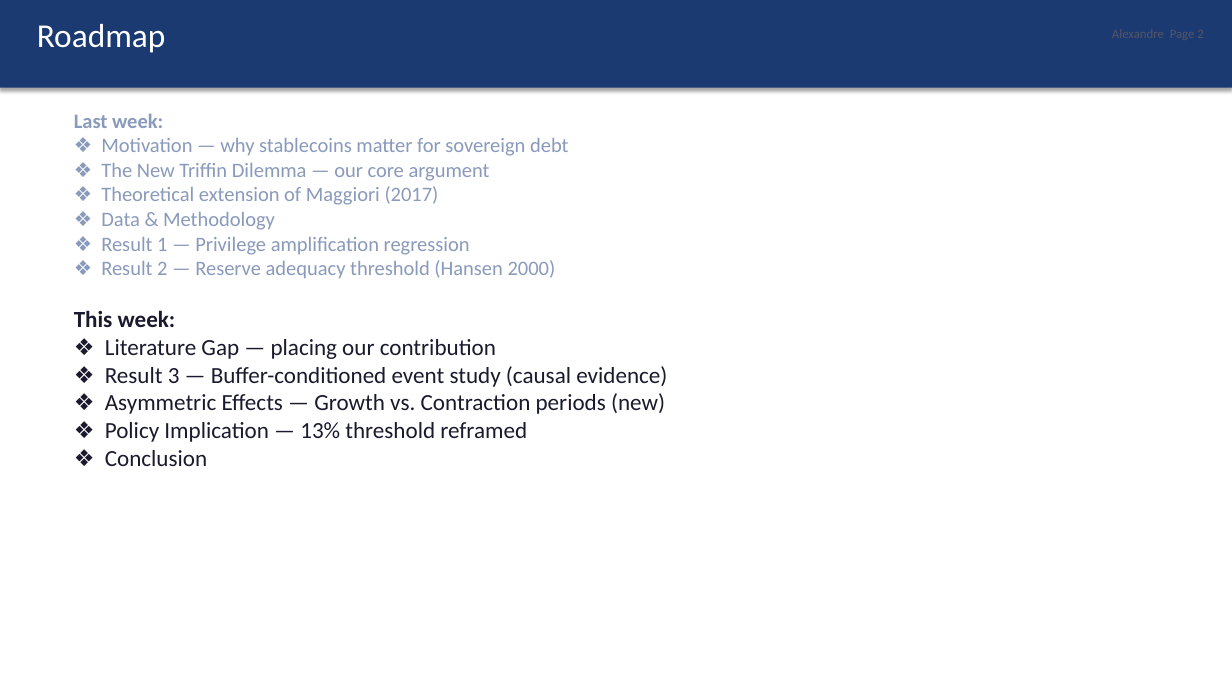
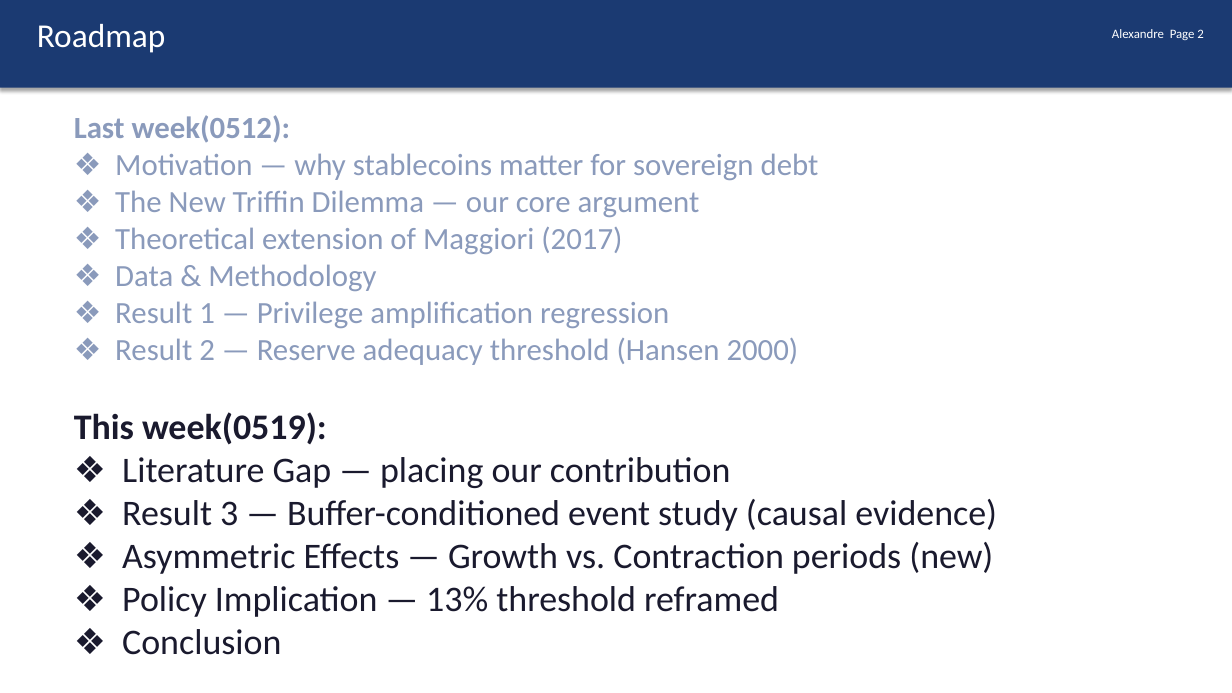
Before and after one commit to kimmireu0921/Stablecoins-and-the-Exorbitant-Privilege, a slide deck: slide 2 of presentations/0519_Stablecoin_Exorbitant_Privilege.pptx. Drawn at 1232x693 pixels with LibreOffice and Linux fonts; fonts in the diff are those of the drawing. Boxes give left, top, right and bottom in pixels: in the first picture for what was removed or moved away, otherwise in the second. Text is boxed around its words. In the diff, an @@ line names an element or a change of style, - is before the commit and + after.

```diff
--- a/presentations/0519_Stablecoin_Exorbitant_Privilege.pptx
+++ b/presentations/0519_Stablecoin_Exorbitant_Privilege.pptx
@@ text added at (x1=1112, y1=29, x2=1203, y2=40), 10 pt, text #FFFFFF @@
+Alexandre Page 2
@@ text at (x1=74, y1=115, x2=291, y2=143): text changed; size 16 to 24 pt @@
-Last week:
+Last week(0512):
@@ text at (x1=115, y1=153, x2=997, y2=655): size 16 to 24 pt in "❖ Motivation — why stablecoins matter for ...", "❖ The New Triffin Dilemma — our ...", "❖ Theoretical extension of Maggiori (2017)", "❖ Data & Methodology" and 2 more places; size 18 to 28 pt in "❖ Literature Gap — placing our contribution", "❖ Result 3 — Buffer-conditioned event study ...", "❖ Asymmetric Effects — Growth vs. Contraction ...", "❖ Policy Implication — 13% threshold reframed" and 1 more places @@
@@ text at (x1=74, y1=412, x2=327, y2=445): text changed; size 18 to 28 pt @@
-This week:
+This week(0519):
```
Also in this commit, not shown: 8 other slides changed.
